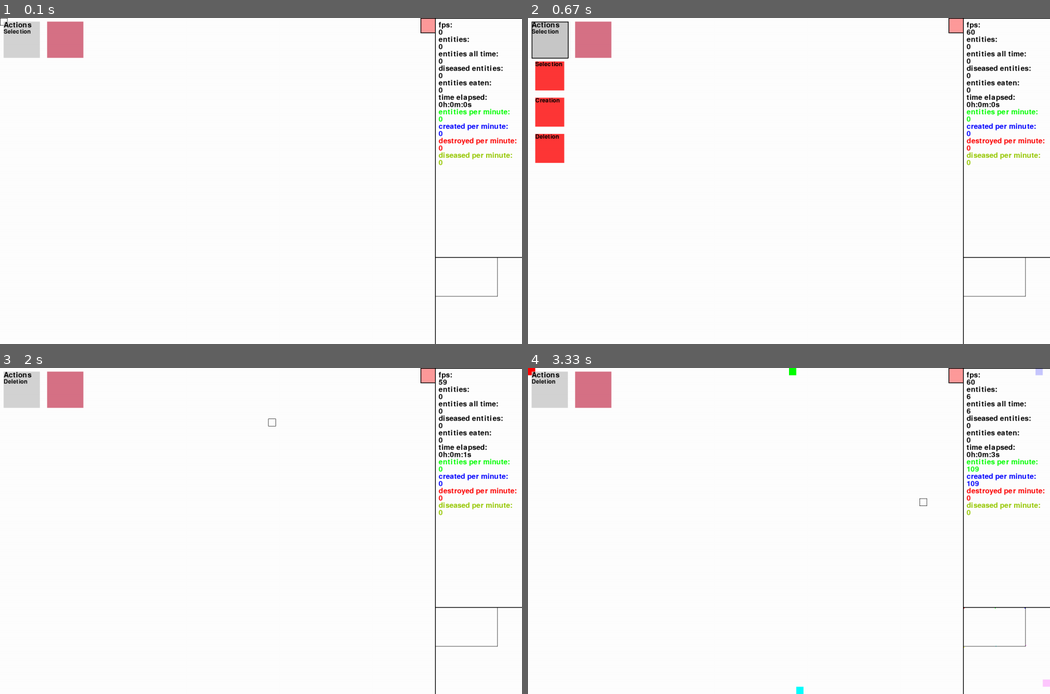
Above: before the commit, frames 1-4 (two rows, left to right).
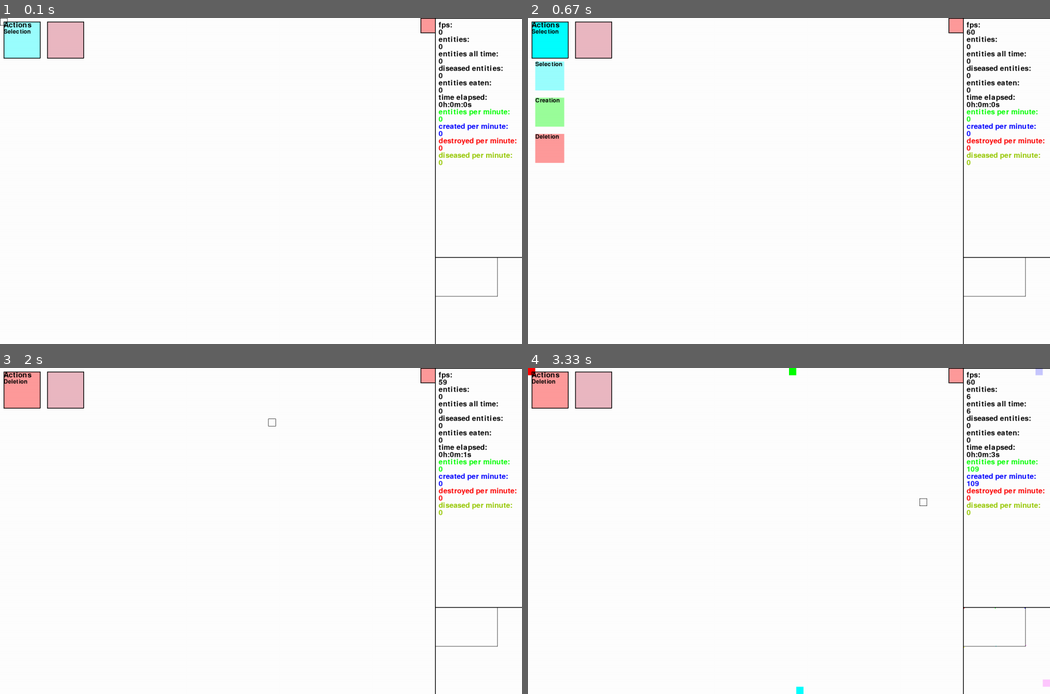
Above: after the commit, the same moments.

Repository: sbwhitt/pygame-life-simulation
Game: pygame game, started from main.py
The game is run twice, just before and just after one commit, with the same random seed, the same clock (stepped at 60 frames per second) and the same inputs.
Inputs (mouse positions are in pixels of both pictures, inside the frame that each line leads up to):
- Up to frame 1 (0.1 s): no input
- Up to frame 2 (0.67 s): click "Actions" at 0.38 s
- Up to frame 3 (2 s): tap Enter at 0.67 s; click "Deletion" at 1.05 s; click (454, 645) at 1.38 s; click (271, 420) at 1.72 s
- Up to frame 4 (3.33 s): tap E at 2 s; click (773, 475) at 2.38 s; click (715, 462) at 2.72 s; click (924, 501) at 3.05 s

The runs differ from the first frame. In frame 1, 1.6% of the frame differs, in the area x 0-17%, y 1-13%; in frame 2, 3.0%, in the area x 0-17%, y 1-45%; in frame 3, 1.6%; in frame 4, 1.6%.

Commit message:
adjust menu styles

Diff:
--- a/src/interface/color_picker.py
+++ b/src/interface/color_picker.py
@@ -37,6 +37,7 @@
             self.render_hover(screen)
         else:
             self.render_transparent(screen)
+            self.render_border(screen)
         if self.menu_open:
             self.color_picker_option.update(clock)
             self.color_picker_option.render(screen)
--- a/src/interface/picker_menu.py
+++ b/src/interface/picker_menu.py
@@ -9,8 +9,10 @@
 
 
 class PickerMenuOption(InterfaceElement):
-    def __init__(self, option: str, pos: tuple):
-        InterfaceElement.__init__(self, PickerMenuOptionStyle(), pos)
+    def __init__(self, option: str, pos: tuple, color: pygame.color):
+        style = PickerMenuOptionStyle()
+        style.COLOR = color
+        InterfaceElement.__init__(self, style, pos)
         self.option = option
         self.hidden = True
         self.selected = False
@@ -43,10 +45,12 @@
         self.action_text = Text(settings.FONT_SIZE_SMALLER)
 
     def render(self, screen: pygame.display) -> None:
+        self.style.COLOR = self.selected_option.style.COLOR
         if self.hovering() or self.menu_open:
             self.render_hover(screen)
         else:
             self.render_transparent(screen)
+            self.render_border(screen)
         self._render_menu_text(screen)
         if self.menu_open:
             self._render_menu_options(screen)
@@ -98,12 +102,17 @@
 
     def _build_options(self, options: list[str]) -> list[PickerMenuOption]:
         for i in range(len(options)):
-            self.options.append(self._build_option(options[i], i))
+            if settings.ACTION_MENU_OPTIONS[i] == "Selection":
+                self.options.append(self._build_option(options[i], i, colors.CYAN))
+            if settings.ACTION_MENU_OPTIONS[i] == "Creation":
+                self.options.append(self._build_option(options[i], i, colors.GREEN))
+            if settings.ACTION_MENU_OPTIONS[i] == "Deletion":
+                self.options.append(self._build_option(options[i], i, colors.RED))
 
-    def _build_option(self, option: str, offset: int) -> PickerMenuOption:
+    def _build_option(self, option: str, offset: int, color: pygame.Color) -> PickerMenuOption:
         y_off = self.style.WIDTH+(self.style.WIDTH*offset)
         p_adj = utils.add_twoples(self.pos, (0, y_off))
-        return PickerMenuOption(option, p_adj)
+        return PickerMenuOption(option, p_adj, color)
 
     def _pick_option(self, option: PickerMenuOption) -> None:
         self.selected_option = option
--- a/src/styles/styles.py
+++ b/src/styles/styles.py
@@ -58,6 +58,7 @@
     HEIGHT = 80
     COLOR = colors.RED
     MARGIN = (10, 10)
+    ALPHA = 100
 
 @dataclass
 class PickerMenuStyle(Style):
@@ -65,12 +66,14 @@
     HEIGHT = 100
     COLOR = colors.GRAY
     MARGIN = (10, 10)
+    ALPHA = 100
 
 @dataclass
 class ColorPickerStyle(Style):
     WIDTH = 100
     HEIGHT = 100
     MARGIN = (30, 10)
+    ALPHA = 100
 
 @dataclass
 class ColorPickerOptionStyle(Style):
@@ -78,3 +81,4 @@
     HEIGHT = 100
     COLOR = colors.BLACK
     MARGIN = (0, 10)
+    ALPHA = 100
